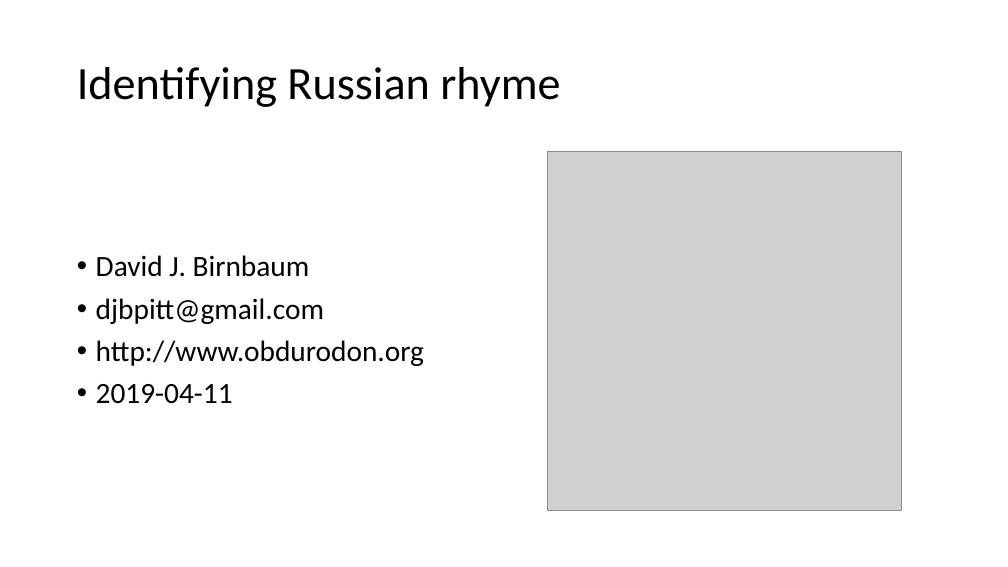
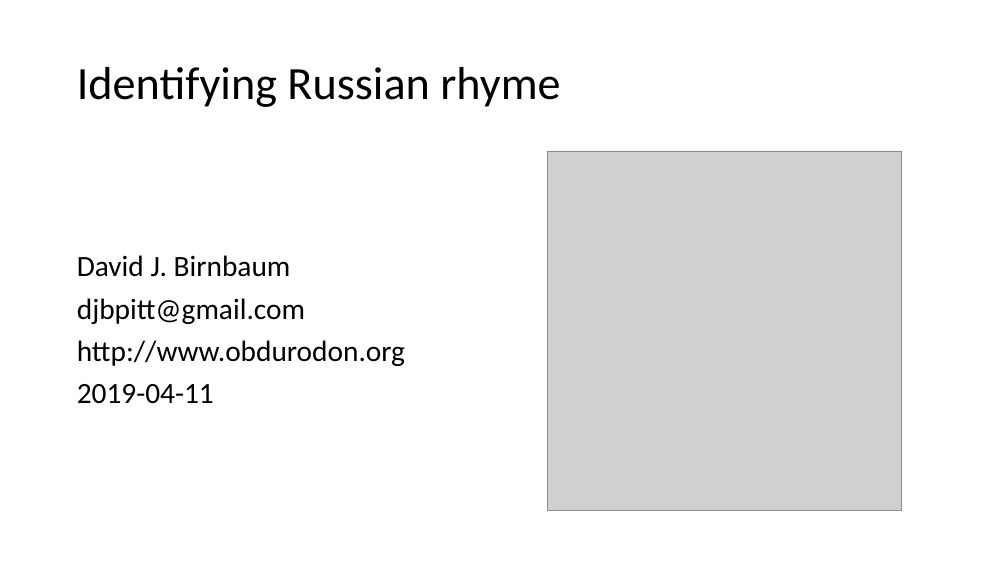
Before and after one commit to Data-Science-for-Linguists-2019/russian_rhyme, a slide deck: slide 1 of 2019-04-11_presentation.pptx. Drawn at 1008x567 pixels with LibreOffice and Linux fonts; fonts in the diff are those of the drawing; grey boxes stand for pictures. Boxes give left, top, right and bottom in pixels: in the first picture for what was removed or moved away, otherwise in the second. Text is boxed around its words. In the diff, an @@ line names an element or a change of style, - is before the commit and + after.

```diff
--- a/2019-04-11_presentation.pptx
+++ b/2019-04-11_presentation.pptx
@@ text "David J. Birnbaum" at bbox=[77, 255, 405, 404]: bullet • to none @@
```
Also in this commit, not shown: 10 other slides changed, 8 slides added, 3 slides removed.
